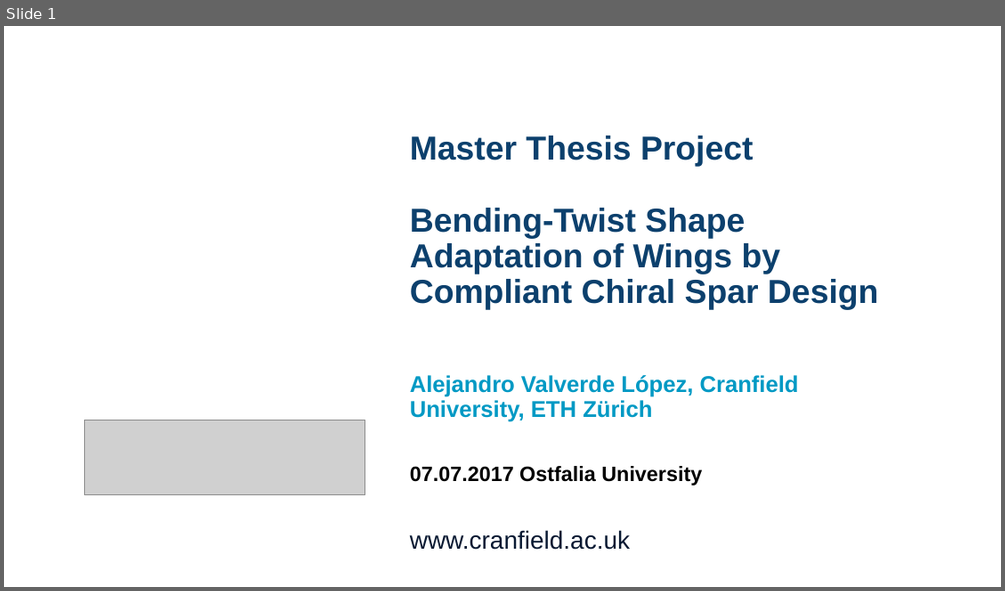
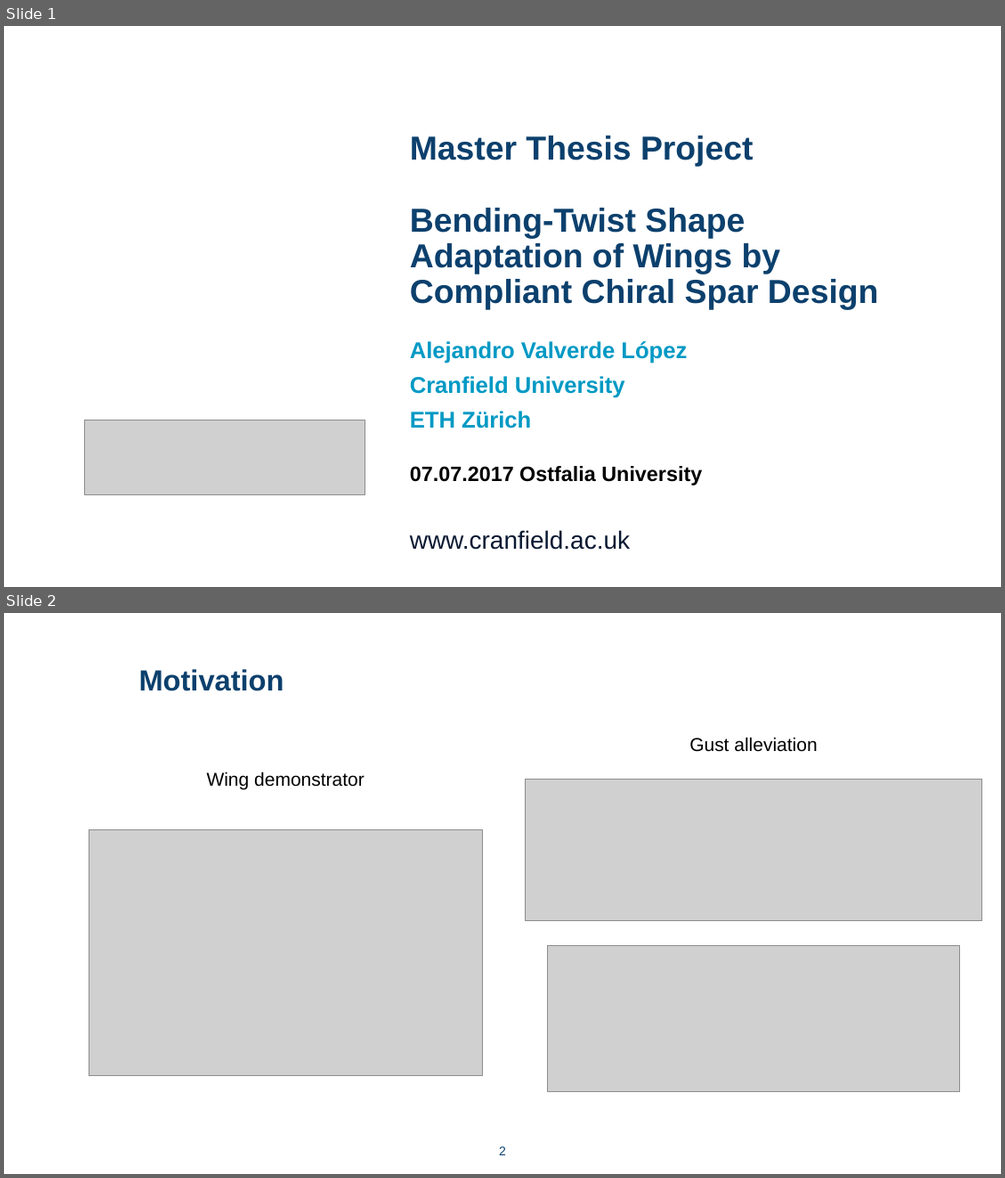
Before and after one commit to AlejandroValverde/presentation, a slide deck: Presentation_OstfaliaUni.pptx. Shown one above the other, each under a label of ours: slide 1 before the commit, slides 1 and 2 after it. The pictures are 1005x591 and 1005x1178 pixels, drawn with LibreOffice and Linux fonts; fonts in the diff are those of the drawing; grey boxes stand for pictures; background and template pictures are left out. Boxes give left, top, right and bottom in pixels: in the first picture for what was removed or moved away, otherwise in the second. Text is boxed around its words. In the diff, an @@ line names an element or a change of style, - is before the commit and + after.

```diff
--- a/Presentation_OstfaliaUni.pptx
+++ b/Presentation_OstfaliaUni.pptx
@@ slide 2 added at (x1=4, y1=613, x2=1001, y2=1174), background #FFFFFF @@
@@ text added at (x1=139, y1=669, x2=284, y2=691), 28 pt, text #0C406D, bold @@
+Motivation
@@ text added at (x1=689, y1=737, x2=817, y2=752), 18 pt, text #000000 @@
+Gust alleviation
@@ text added at (x1=207, y1=771, x2=364, y2=789), 18 pt, text #000000 @@
+Wing demonstrator
@@ picture added at (x1=526, y1=779, x2=982, y2=921) @@
@@ picture added at (x1=89, y1=829, x2=483, y2=1075) @@
@@ picture added at (x1=548, y1=946, x2=961, y2=1092) @@
@@ page number added at (x1=499, y1=1146, x2=506, y2=1155), 12 pt, text #0C406D @@
+2
@@ slide 1 changed as well @@
@@ text at (x1=410, y1=341, x2=687, y2=428): text changed @@
-Alejandro Valverde López, Cranfield University, ETH Zürich
+Alejandro Valverde López
+Cranfield University
+ETH Zürich
```
Also in this commit, not shown: 9 other slides added, 1 slide removed, 5 other files.
